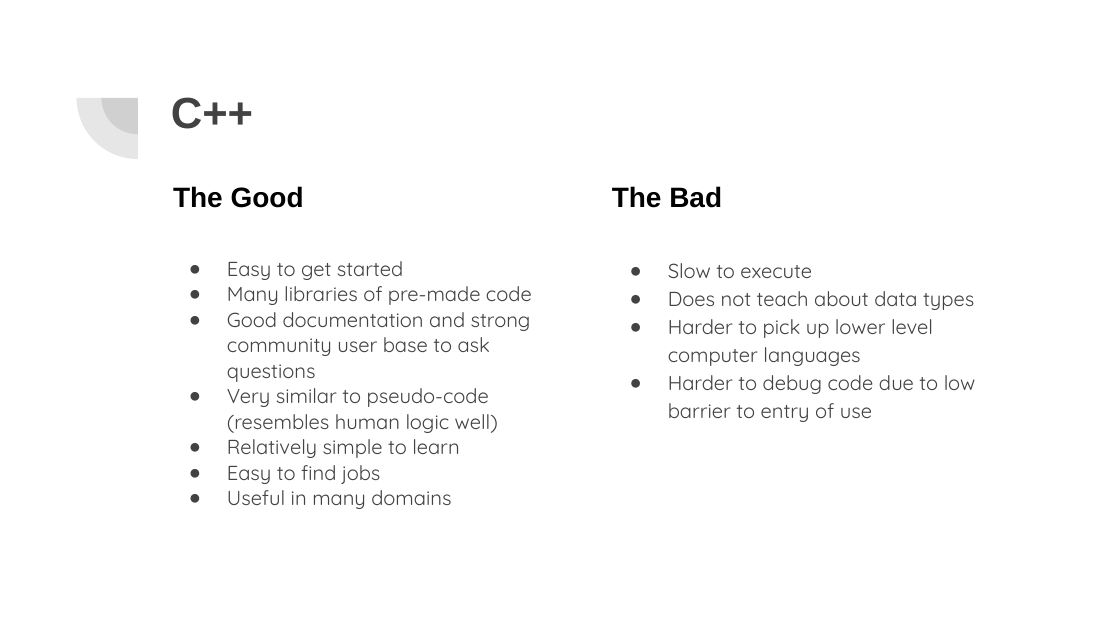
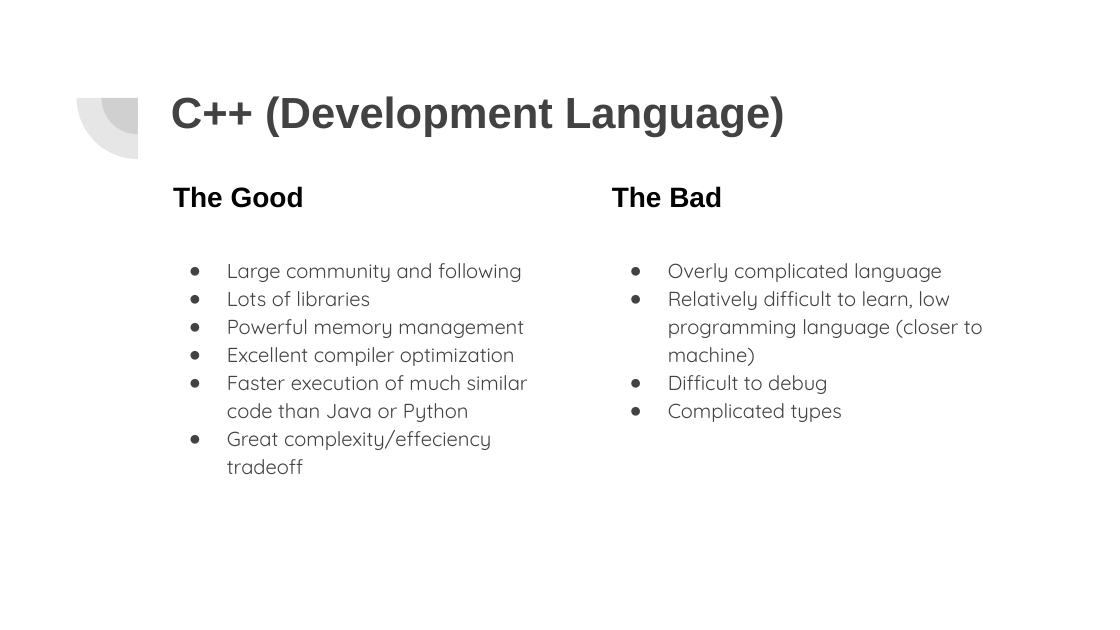
Before and after one commit to NolanSmithSolutions/Course, a slide deck: slide 15 of FutureApps/Your Data Science Future.pptx (slide 13 before the commit). Drawn at 1120x630 pixels with LibreOffice and Linux fonts; fonts in the diff are those of the drawing. Boxes give left, top, right and bottom in pixels: in the first picture for what was removed or moved away, otherwise in the second. Text is boxed around its words. In the diff, an @@ line names an element or a change of style, - is before the commit and + after.

```diff
--- a/FutureApps/Your Data Science Future.pptx
+++ b/FutureApps/Your Data Science Future.pptx
@@ title at box(171, 96, 785, 137): text changed @@
-C++
+C++ (Development Language)
@@ text at box(227, 263, 528, 474): text changed @@
-● Easy to get started
-● Many libraries of pre-made code
-● Good documentation and strong community user base to ask questions
-● Very similar to pseudo-code (resembles human logic well)
-● Relatively simple to learn
-● Easy to find jobs
-● Useful in many domains
+● Large community and following
+● Lots of libraries
+● Powerful memory management
+● Excellent compiler optimization
+● Faster execution of much similar code than Java or Python
+● Great complexity/effeciency tradeoff
@@ text at box(668, 263, 983, 422): text changed @@
-● Slow to execute
-● Does not teach about data types
-● Harder to pick up lower level computer languages
-● Harder to debug code due to low barrier to entry of use
+● Overly complicated language
+● Relatively difficult to learn, low programming language (closer to machine)
+● Difficult to debug
+● Complicated types
```
Also in this commit, not shown: 10 other slides changed, 7 slides added, 6 slides removed, 2 other files.
